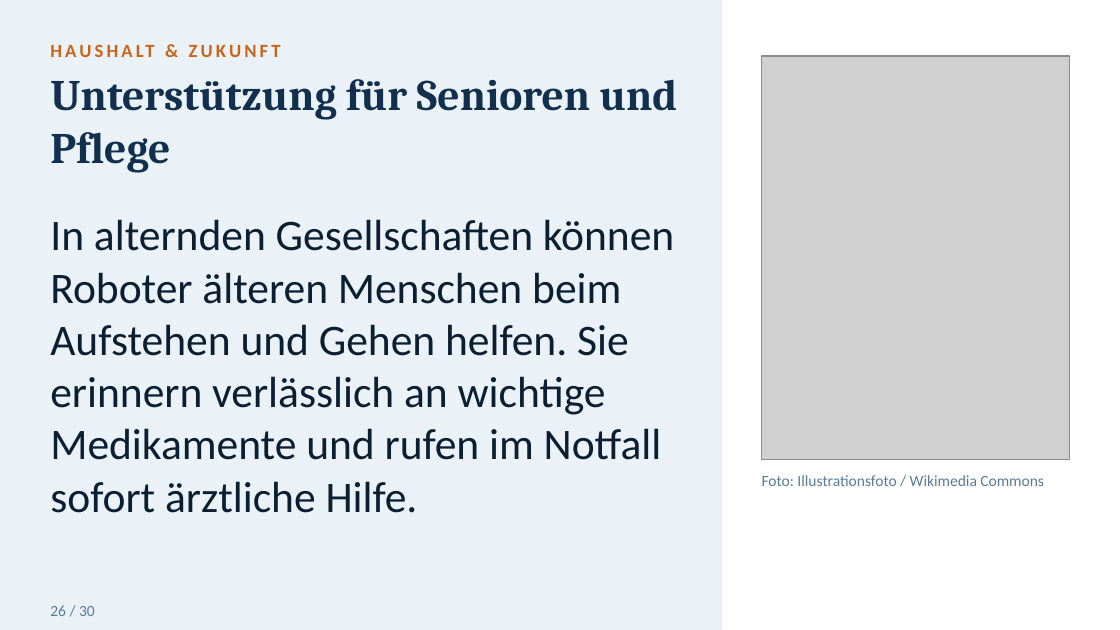
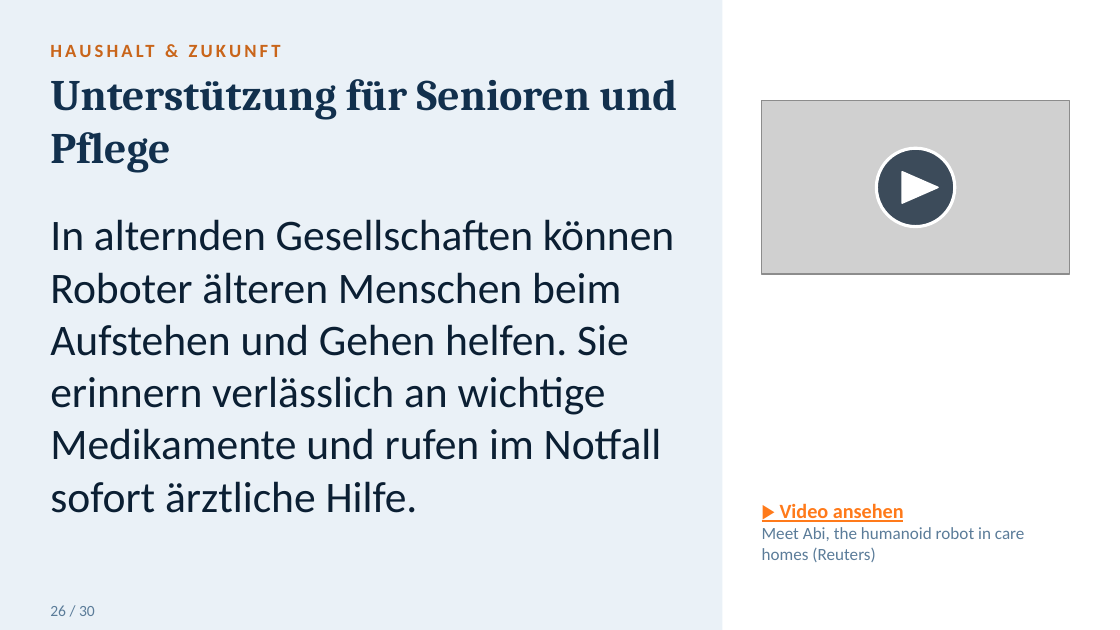
Before and after one commit to toshkaraf/tagesf-rderst-tte, a slide deck: slide 27 of Humanoide_Roboter_gross.pptx. Drawn at 1120x630 pixels with LibreOffice and Linux fonts; fonts in the diff are those of the drawing; grey boxes stand for pictures. Boxes give left, top, right and bottom in pixels: in the first picture for what was removed or moved away, otherwise in the second. Text is boxed around its words. In the diff, an @@ line names an element or a change of style, - is before the commit and + after.

```diff
--- a/Humanoide_Roboter_gross.pptx
+++ b/Humanoide_Roboter_gross.pptx
@@ picture: place and size @@
-picture at (762, 56, 1070, 459)
+picture at (762, 101, 1070, 274)
@@ ellipse added at (877, 148, 955, 226), fill #0B1F33 at 75% opacity, outline #FFFFFF 2 pt @@
@@ triangle added at (902, 171, 937, 203), fill #FFFFFF, outline #FFFFFF 1 pt @@
@@ text removed at (762, 475, 1044, 486) @@
-Foto: Illustrationsfoto / Wikimedia Commons
@@ text added at (762, 503, 1025, 562), 11 pt, text #5B7C99 @@
+▶ Video ansehen
+Meet Abi, the humanoid robot in care homes (Reuters)
```
Also in this commit, not shown: 9 other slides changed.
